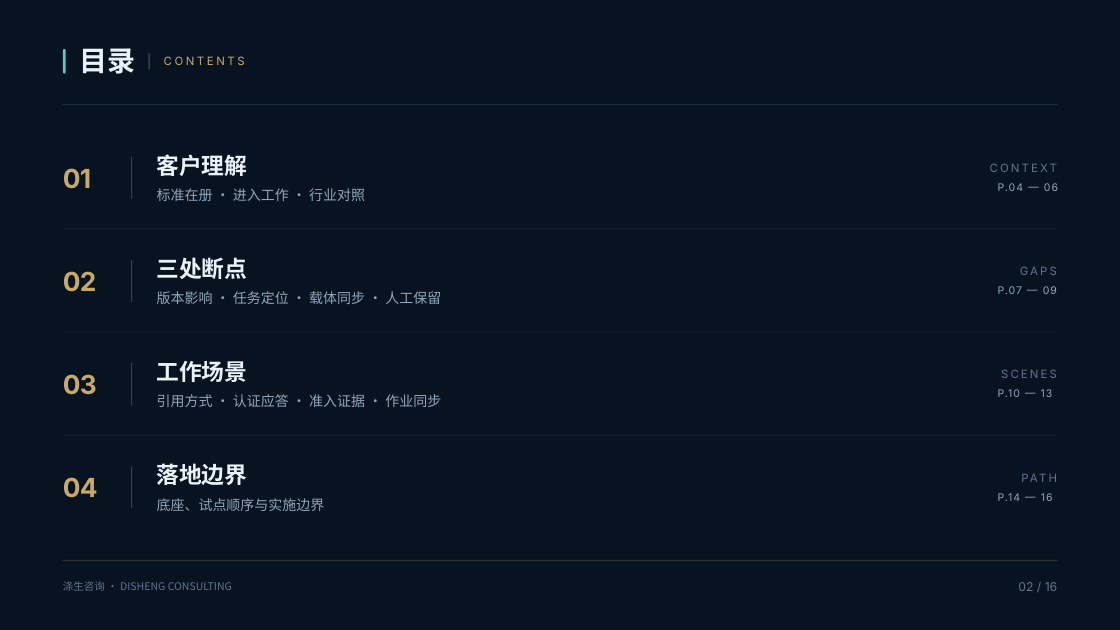
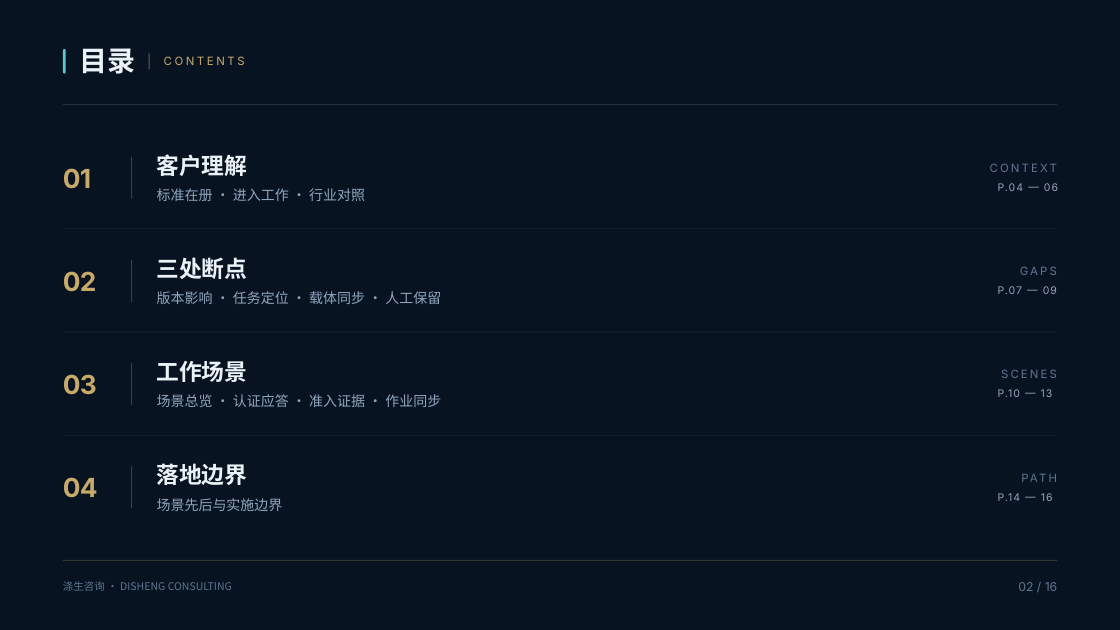
Before and after one commit to panaitech/agent-forge-customer, a slide deck: slide 2 of goldwind/docs/标准知识进入工作场景.pptx. Drawn at 1120x630 pixels with LibreOffice and Linux fonts; fonts in the diff are those of the drawing. Boxes give left, top, right and bottom in pixels: in the first picture for what was removed or moved away, otherwise in the second. Text is boxed around its words. In the diff, an @@ line names an element or a change of style, - is before the commit and + after.

```diff
--- a/goldwind/docs/标准知识进入工作场景.pptx
+++ b/goldwind/docs/标准知识进入工作场景.pptx
@@ text at (x1=157, y1=394, x2=441, y2=407): text changed @@
-引用方式 · 认证应答 · 准入证据 · 作业同步
+场景总览 · 认证应答 · 准入证据 · 作业同步
@@ text at (x1=157, y1=498, x2=283, y2=511): text changed @@
-底座、试点顺序与实施边界
+场景先后与实施边界
```
Also in this commit, not shown: 8 other slides changed, 1 other file.
